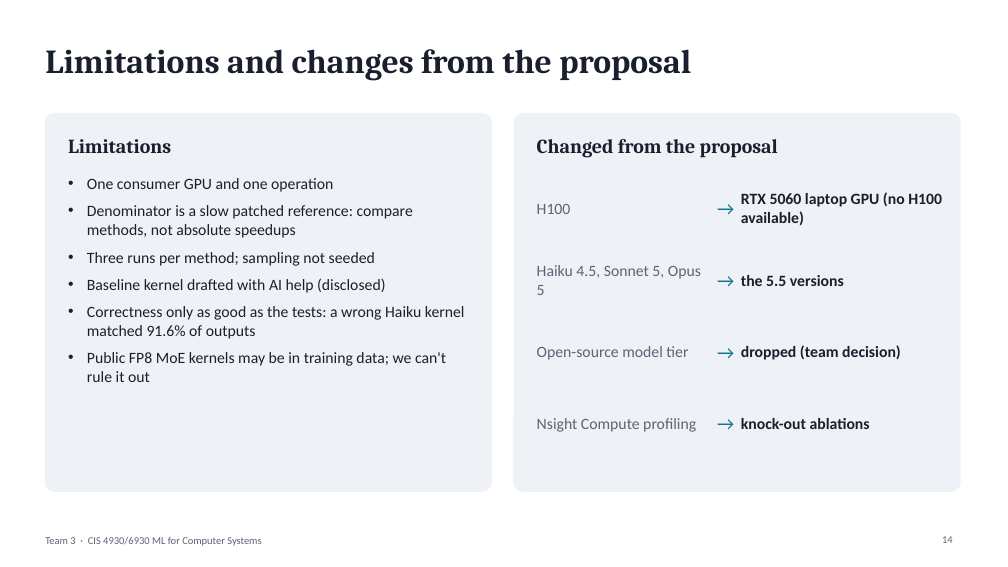
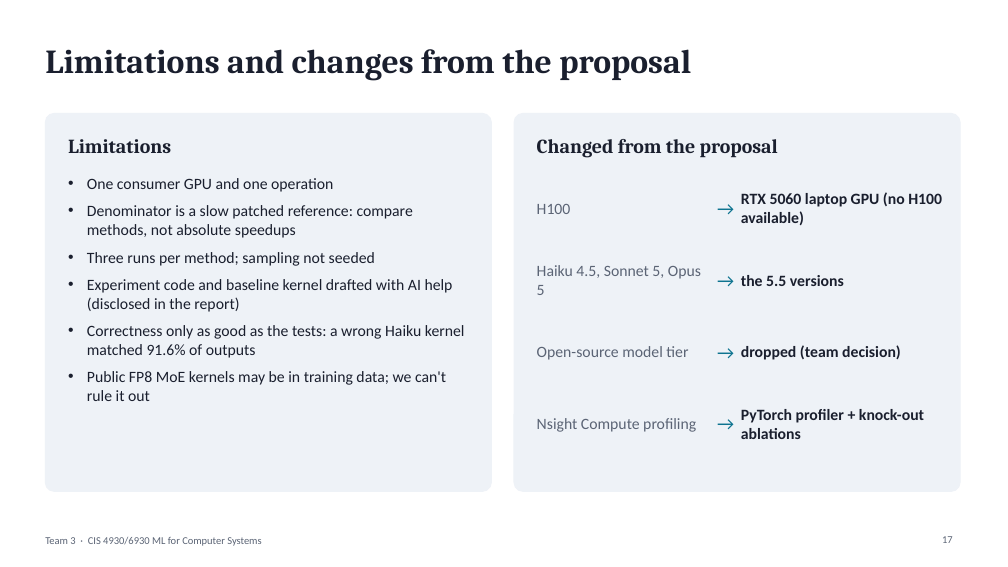
Before and after one commit to katielinge/Nvidia-AI-Kernel, a slide deck: slide 17 of report/Team3_Final_Presentation.pptx (slide 14 before the commit). Drawn at 1008x567 pixels with LibreOffice and Linux fonts; fonts in the diff are those of the drawing. Boxes give left, top, right and bottom in pixels: in the first picture for what was removed or moved away, otherwise in the second. Text is boxed around its words. In the diff, an @@ line names an element or a change of style, - is before the commit and + after.

```diff
--- a/report/Team3_Final_Presentation.pptx
+++ b/report/Team3_Final_Presentation.pptx
@@ text at box(87, 279, 453, 312): text changed @@
-• Baseline kernel drafted with AI help (disclosed)
+• Experiment code and baseline kernel drafted with AI help (disclosed in the report)
@@ text at box(741, 409, 924, 423): text changed @@
-knock-out ablations
+PyTorch profiler + knock-out ablations
@@ page number at box(942, 536, 953, 543): text changed @@
-14
+17
```
Also in this commit, not shown: 7 other slides changed, 3 slides added.
